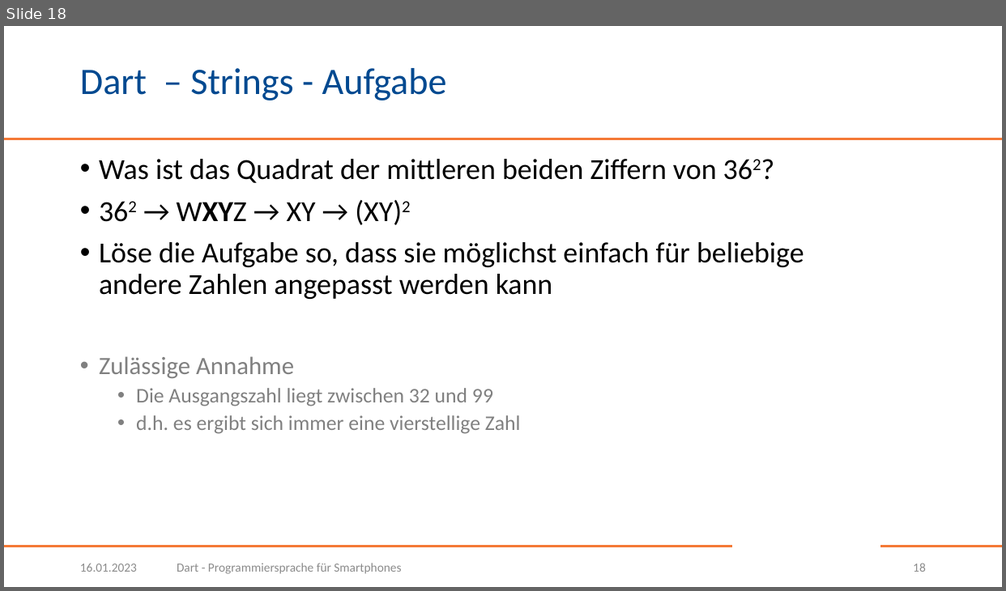
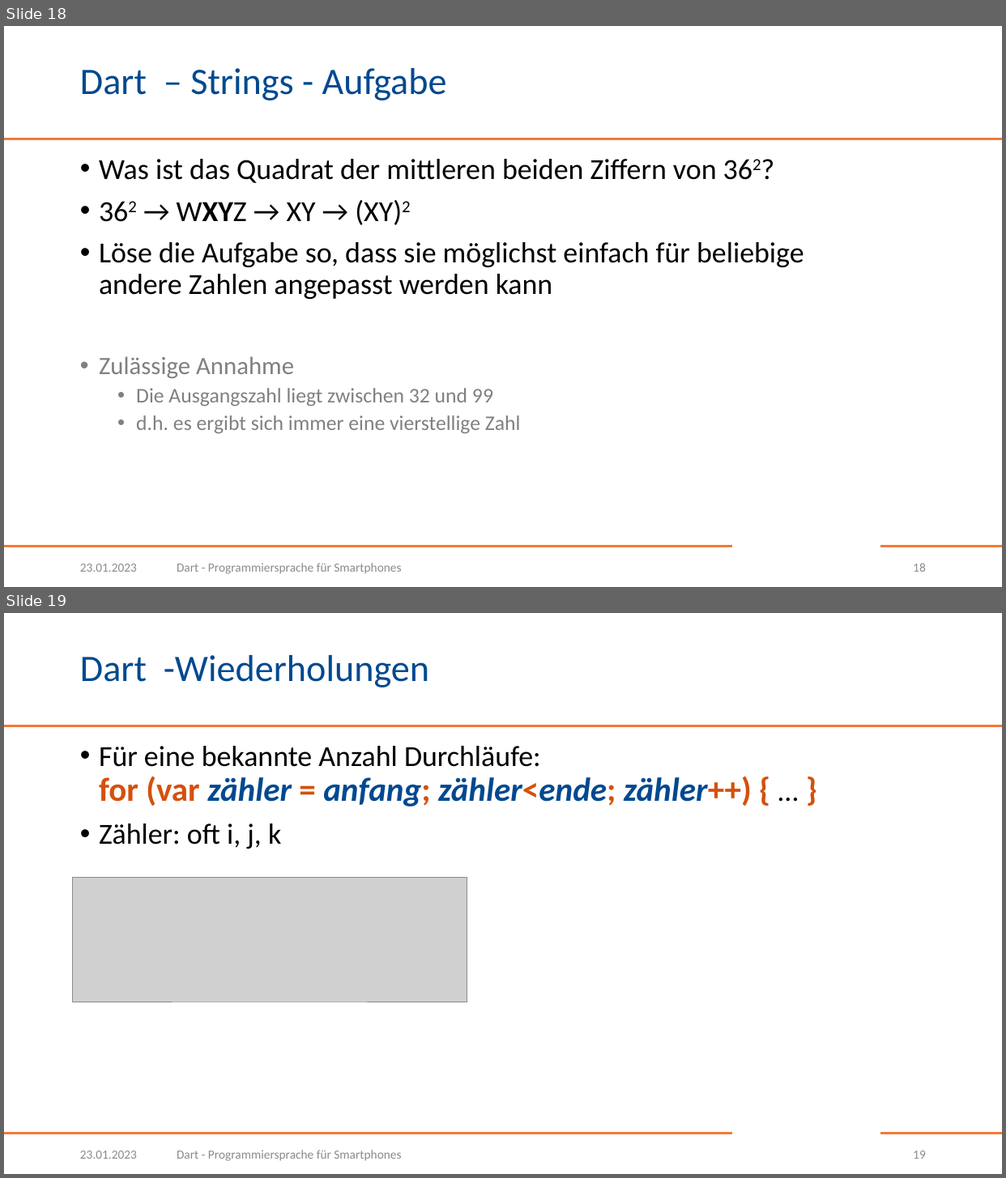
Before and after one commit to BogyMitutoyoCTL/DecisionMakingApp, a slide deck: presentations/Dart.pptx. Shown one above the other, each under a label of ours: slide 18 before the commit, slides 18 and 19 after it. The pictures are 1006x591 and 1006x1178 pixels, drawn with LibreOffice and Linux fonts; fonts in the diff are those of the drawing; grey boxes stand for pictures; background and template pictures are left out. Boxes give left, top, right and bottom in pixels: in the first picture for what was removed or moved away, otherwise in the second. Text is boxed around its words. In the diff, an @@ line names an element or a change of style, - is before the commit and + after.

```diff
--- a/presentations/Dart.pptx
+++ b/presentations/Dart.pptx
@@ slide 19 added at bbox=[4, 613, 1002, 1174], background #FFFFFF; not listed: 3 template elements that a slide beside it also shows @@
@@ title added at bbox=[80, 655, 429, 688], 36 pt, text #004990 @@
+Dart -Wiederholungen
@@ text added at bbox=[99, 746, 752, 849], 28 pt, text #000000 @@
+• Für eine bekannte Anzahl Durchläufe:
+  for (var zähler = anfang; zähler<ende; zähler++) { … }
+• Zähler: oft i, j, k
@@ picture added at bbox=[73, 877, 467, 1003] @@
@@ text added at bbox=[80, 1151, 137, 1159], 12 pt, text #8C8C8C @@
+23.01.2023
@@ text added at bbox=[177, 1150, 401, 1161], 12 pt, text #8C8C8C @@
+Dart - Programmiersprache für Smartphones
@@ page number added at bbox=[913, 1151, 926, 1159], 12 pt, text #8C8C8C @@
+19
@@ slide 18 changed as well @@
@@ text at bbox=[80, 564, 137, 572]: text changed @@
-16.01.2023
+23.01.2023
```
Also in this commit, not shown: 17 other slides changed, 6 other slides added.
